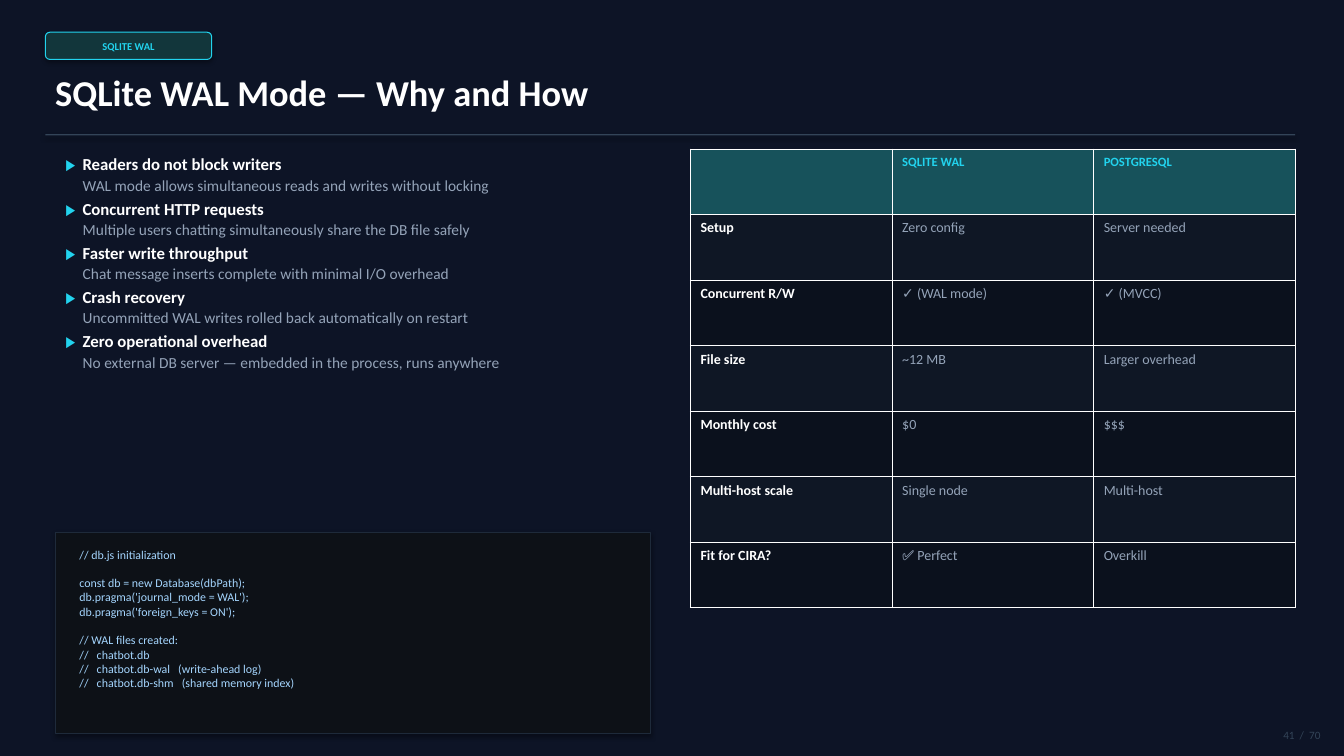
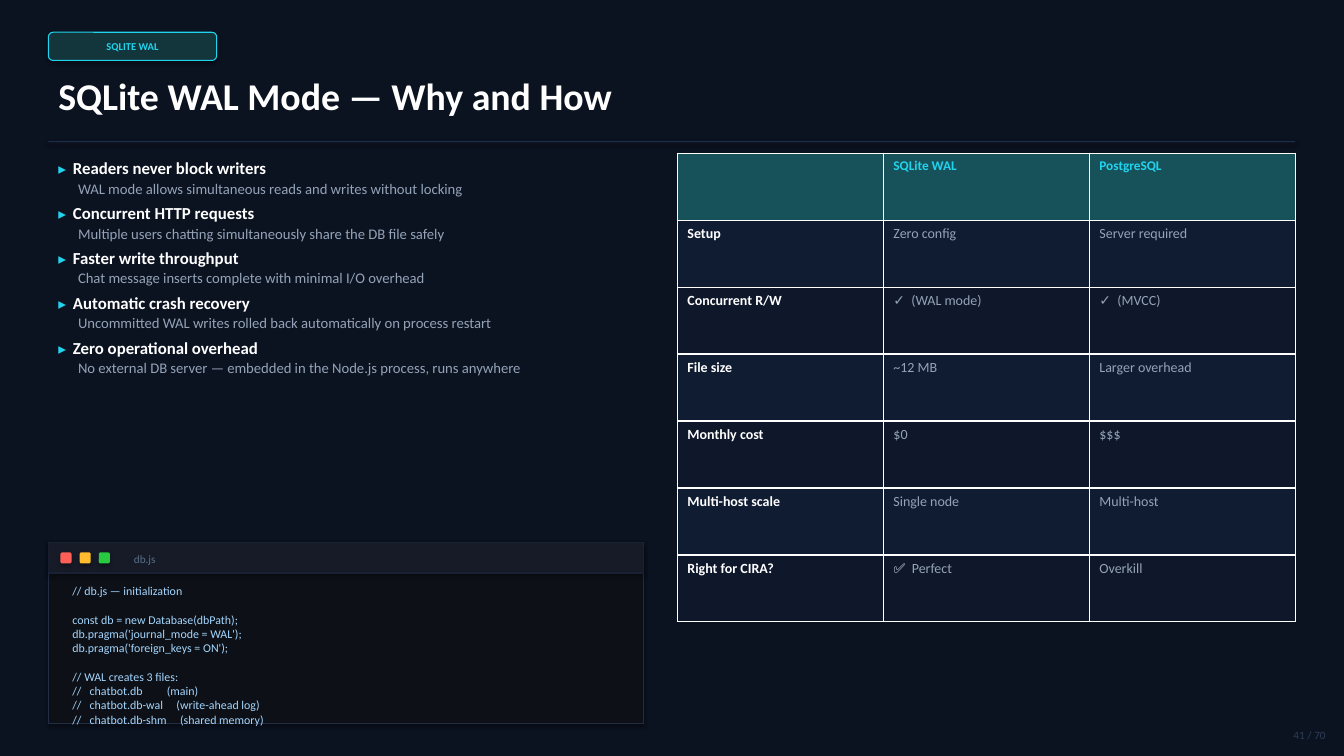
Before and after one commit to Bashab18/Chatbot, a slide deck: slide 41 of presentation/CIRA_Chatbot_Presentation.pptx. Drawn at 1344x756 pixels with LibreOffice and Linux fonts; fonts in the diff are those of the drawing. Boxes give left, top, right and bottom in pixels: in the first picture for what was removed or moved away, otherwise in the second. Text is boxed around its words. In the diff, an @@ line names an element or a change of style, - is before the commit and + after.

```diff
--- a/presentation/CIRA_Chatbot_Presentation.pptx
+++ b/presentation/CIRA_Chatbot_Presentation.pptx
@@ background #0D1426 to #0B1220 @@
@@ rounded rectangle "SQLITE WAL": place and size @@
-rounded rectangle "SQLITE WAL" at bbox=[45, 32, 212, 59]
+rounded rectangle "SQLITE WAL" at bbox=[48, 32, 217, 60]
@@ text "SQLite WAL Mode — Why ..." at bbox=[58, 83, 612, 116]: size 26 to 27 pt @@
@@ rectangle: place and size @@
-rectangle at bbox=[45, 134, 1296, 135]
+rectangle at bbox=[48, 141, 1296, 142]
@@ rectangle at bbox=[48, 141, 1296, 142]: fill #334458 to #1E2E4A @@
@@ text "▸ Readers never block writers": place and size @@
-text "▸ Readers never block writers" at bbox=[83, 158, 499, 371]
+text "▸ Readers never block writers" at bbox=[73, 162, 521, 376]
@@ text at bbox=[73, 162, 266, 174]: text changed @@
-▶ Readers do not block writers
+▸ Readers never block writers
@@ table at bbox=[678, 153, 1295, 622] @@
-row 1, column 2: SQLITE WAL
+row 1, column 2: SQLite WAL
-row 1, column 3: POSTGRESQL
+row 1, column 3: PostgreSQL
-row 2, column 3: Server needed
+row 2, column 3: Server required
-row 7, column 1: Fit for CIRA?
+row 7, column 1: Right for CIRA?
@@ fill #0F1725 to #101C32 in 9 cells @@
@@ fill #0B111D to #0F172A in 9 cells @@
@@ table: place and size @@
-table at bbox=[691, 149, 1296, 608]
+table at bbox=[678, 153, 1295, 622]
@@ text at bbox=[73, 208, 255, 222]: text changed @@
-▶ Concurrent HTTP requests
+▸ Concurrent HTTP requests
@@ text at bbox=[78, 184, 463, 286]: size 11 to 10.5 pt in "WAL mode allows simultaneous reads and writes ...", "Multiple users chatting simultaneously share the DB ...", "Chat message inserts complete with minimal I/O ..." @@
@@ text at bbox=[73, 252, 238, 267]: text changed @@
-▶ Faster write throughput
+▸ Faster write throughput
@@ text at bbox=[73, 297, 521, 376]: text changed; size 11 to 10.5 pt @@
-▶ Crash recovery
-Uncommitted WAL writes rolled back automatically on restart
-▶ Zero operational overhead
-No external DB server — embedded in the process, runs anywhere
+▸ Automatic crash recovery
+Uncommitted WAL writes rolled back automatically on process restart
+▸ Zero operational overhead
+No external DB server — embedded in the Node.js process, runs anywhere
@@ rectangle: place and size @@
-rectangle at bbox=[55, 532, 650, 734]
+rectangle at bbox=[48, 542, 643, 724]
@@ rectangle at bbox=[48, 542, 643, 724]: outline #1E2A3A 0.75 pt to #212D45 0.6 pt @@
@@ rectangle added at bbox=[48, 542, 643, 573], fill #161B27 @@
@@ rounded rectangle added at bbox=[60, 553, 72, 564], fill #FF5F57 @@
@@ rounded rectangle added at bbox=[80, 553, 91, 564], fill #FFBD2E @@
@@ rounded rectangle added at bbox=[99, 553, 110, 564], fill #28CA41 @@
@@ text added at bbox=[134, 555, 156, 565], 8 pt, text #586E8A @@
+db.js
@@ rectangle added at bbox=[48, 573, 643, 574], fill #212D45 @@
@@ text at bbox=[72, 587, 263, 726]: text changed @@
-// db.js initialization
-const db = new Database(dbPath);
-db.pragma('journal_mode = WAL');
-db.pragma('foreign_keys = ON');
-// WAL files created:
-// chatbot.db
-// chatbot.db-wal (write-ahead log)
-// chatbot.db-shm (shared memory index)
+// db.js — initialization
+const db = new Database(dbPath);
+db.pragma('journal_mode = WAL');
+db.pragma('foreign_keys = ON');
+// WAL creates 3 files:
+// chatbot.db (main)
+// chatbot.db-wal (write-ahead log)
+// chatbot.db-shm (shared memory)
@@ text "41 / 70" at bbox=[1293, 732, 1325, 739]: text colour #334458 to #2E3E58 @@
```
Also in this commit, not shown: 69 other slides changed, 1 other file.
